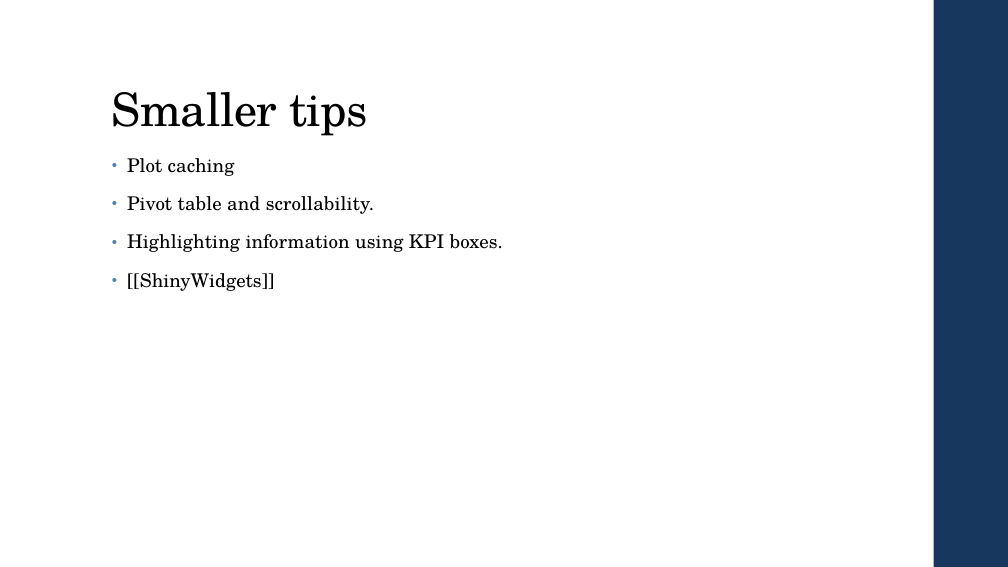
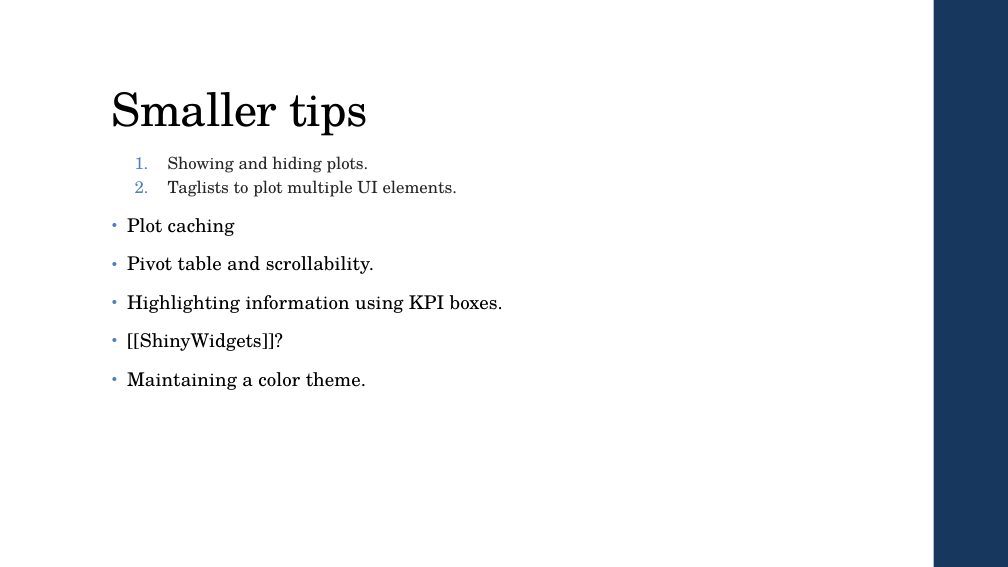
Before and after one commit to bmetenko/RShinyAppStore, a slide deck: slide 16 of Presentation/2019_08_15_RShinyPresentation.pptx (slide 14 before the commit). Drawn at 1008x567 pixels with LibreOffice and Linux fonts; fonts in the diff are those of the drawing. Boxes give left, top, right and bottom in pixels: in the first picture for what was removed or moved away, otherwise in the second. Text is boxed around its words. In the diff, an @@ line names an element or a change of style, - is before the commit and + after.

```diff
--- a/Presentation/2019_08_15_RShinyPresentation.pptx
+++ b/Presentation/2019_08_15_RShinyPresentation.pptx
@@ text at [168,156,457,197]: paragraphs added @@
+  1. Showing and hiding plots.
+  2. Taglists to plot multiple UI elements.
@@ text at [127,333,366,390]: text changed @@
-• [[ShinyWidgets]]
+• [[ShinyWidgets]]?
+• Maintaining a color theme.
```
Also in this commit, not shown: 9 other slides changed, 8 slides added, 1 slide removed.
